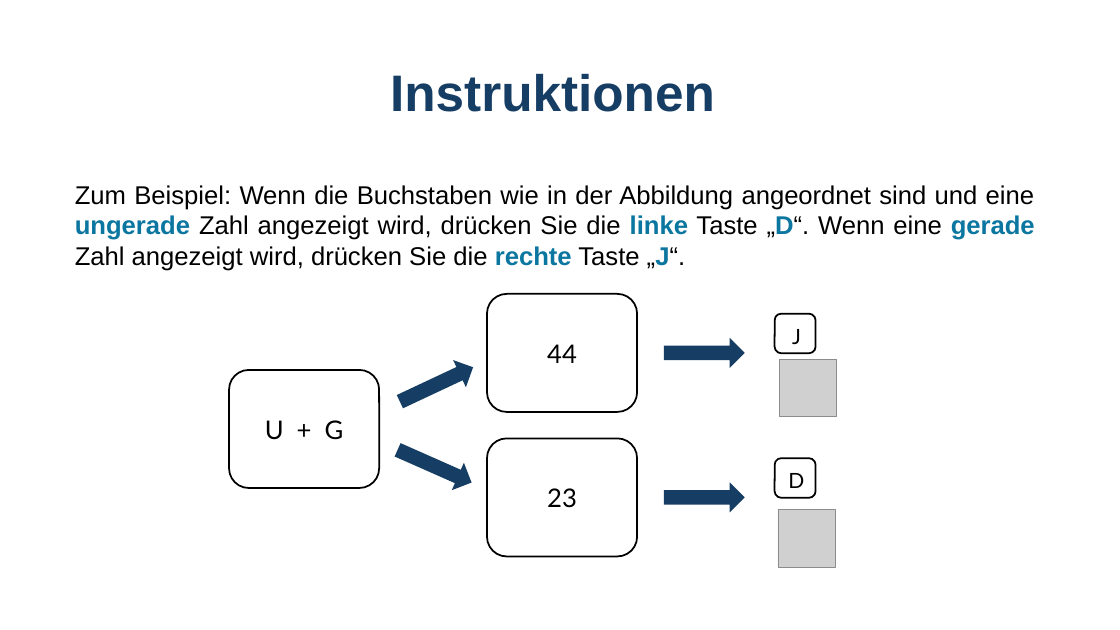
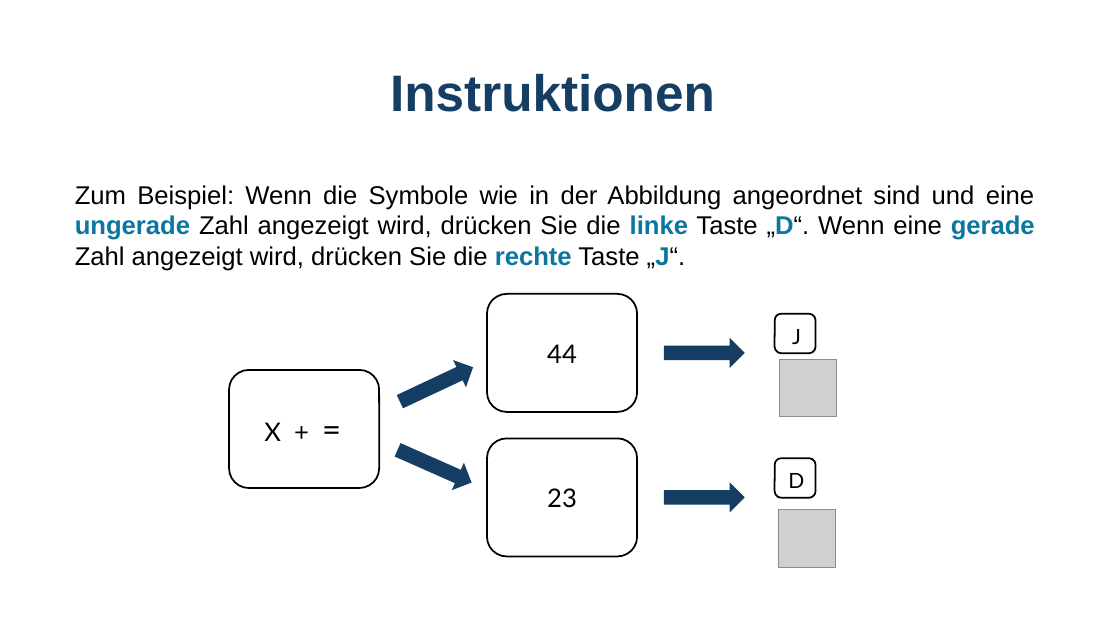
Before and after one commit to GidonFrischkorn/Ambizione-IndividualDifferencesStudy, a slide deck: slide 4 of tasks/number_judgement_changingSR/assets/instructions_digit_changeSR.pptx. Drawn at 1120x630 pixels with LibreOffice and Linux fonts; fonts in the diff are those of the drawing; grey boxes stand for pictures. Boxes give left, top, right and bottom in pixels: in the first picture for what was removed or moved away, otherwise in the second. Text is boxed around its words. In the diff, an @@ line names an element or a change of style, - is before the commit and + after.

```diff
--- a/tasks/number_judgement_changingSR/assets/instructions_digit_changeSR.pptx
+++ b/tasks/number_judgement_changingSR/assets/instructions_digit_changeSR.pptx
@@ text at <box>75,185,1035,271</box>: text changed @@
-Zum Beispiel: Wenn die Buchstaben wie in der Abbildung angeordnet sind und eine ungerade Zahl angezeigt wird, drücken Sie die linke Taste „D“. Wenn eine gerade Zahl angezeigt wird, drücken Sie die rechte Taste „J“.
+Zum Beispiel: Wenn die Symbole wie in der Abbildung angeordnet sind und eine ungerade Zahl angezeigt wird, drücken Sie die linke Taste „D“. Wenn eine gerade Zahl angezeigt wird, drücken Sie die rechte Taste „J“.
@@ text at <box>264,422,281,441</box>: text changed @@
-U + G
+X + =
```
Also in this commit, not shown: 3 other slides changed, 12 other files.
